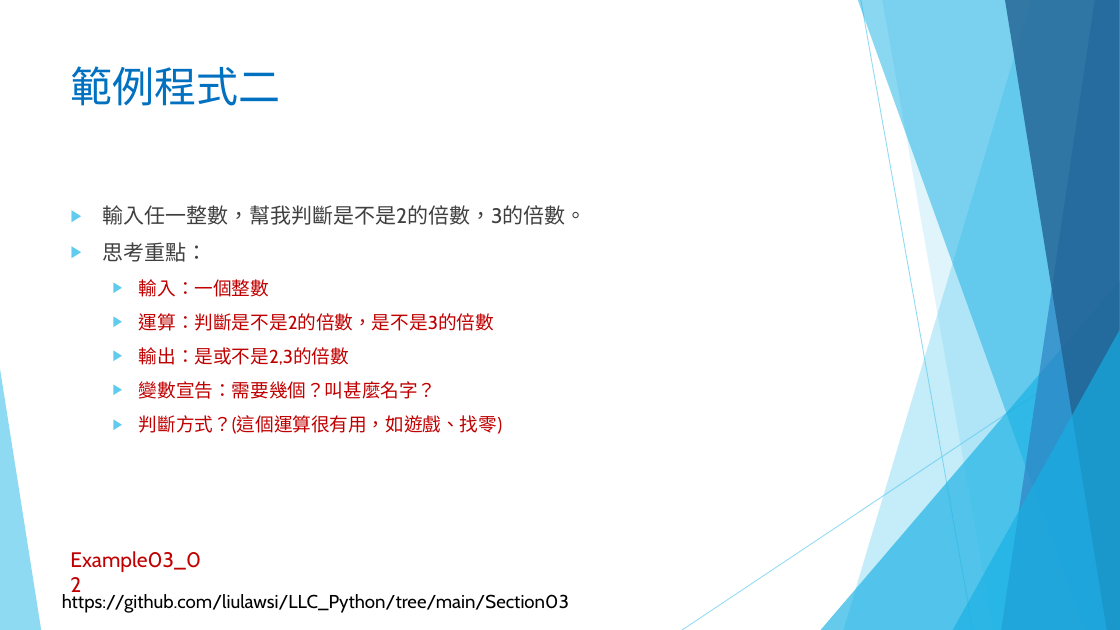
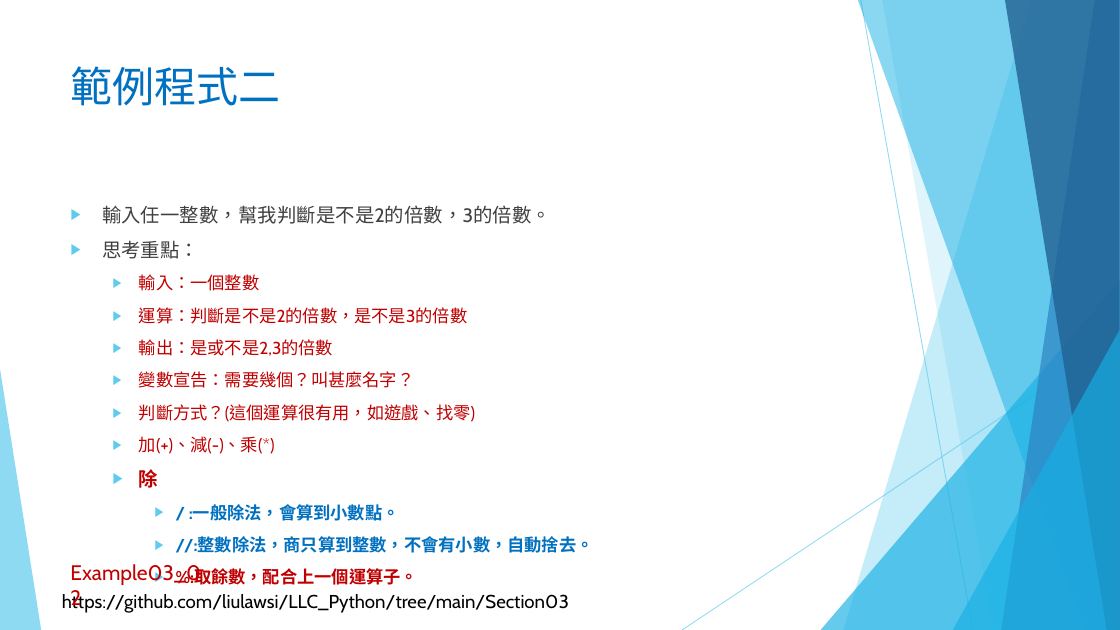
Before and after one commit to liulawsi/My_PPTs, a slide deck: slide 6 of LCC/Python/03_流程控制(分支).pptx. Drawn at 1120x630 pixels with LibreOffice and Linux fonts; fonts in the diff are those of the drawing; background and template pictures are left out. Boxes give left, top, right and bottom in pixels: in the first picture for what was removed or moved away, otherwise in the second. Text is boxed around its words. In the diff, an @@ line names an element or a change of style, - is before the commit and + after.

```diff
--- a/LCC/Python/03_流程控制(分支).pptx
+++ b/LCC/Python/03_流程控制(分支).pptx
@@ text at [102,205,551,422]: size 18 to 16.6 pt in "輸入任一整數，幫我判斷是不是2的倍數，3的倍數。", "思考重點："; size 16 to 14.8 pt in "輸入：一個整數", "運算：判斷是不是2的倍數，是不是3的倍數", "輸出：是或不是2,3的倍數", "變數宣告：需要幾個？叫甚麼名字？" and 1 more places @@
@@ text at [139,436,594,553]: paragraphs added @@
+  ▶ 加(+)、減(-)、乘(*)
+  ▶ 除
+    ▶ / :一般除法，會算到小數點。
+    ▶ //:整數除法，商只算到整數，不會有小數，自動捨去。
+    ▶ %:取餘數，配合上一個運算子。
@@ text "Example03_02": place and size @@
-text "Example03_02" at [70,551,201,572]
+text "Example03_02" at [70,564,201,585]
```
Also in this commit, not shown: 2 other slides changed, 1 slide added, 6 other files.
